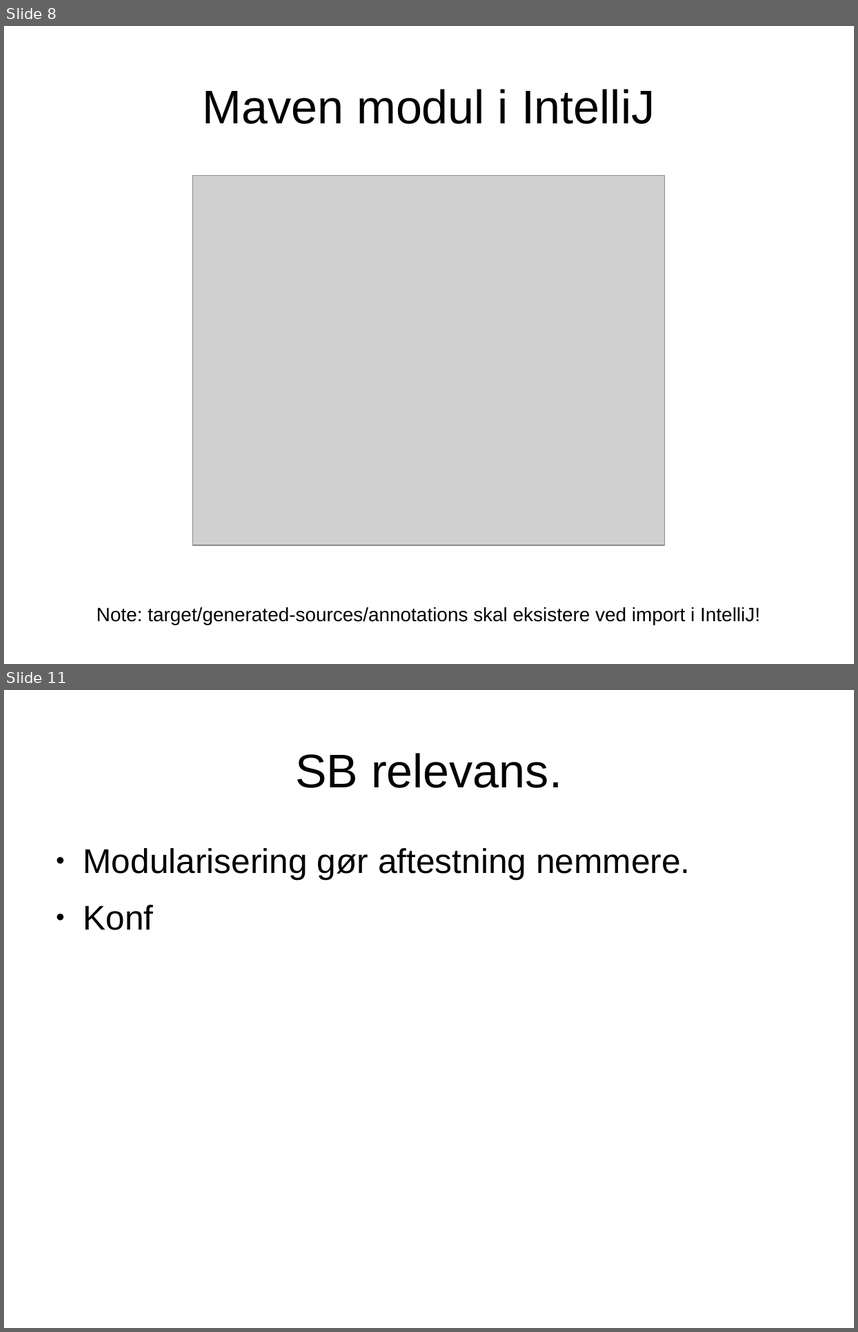
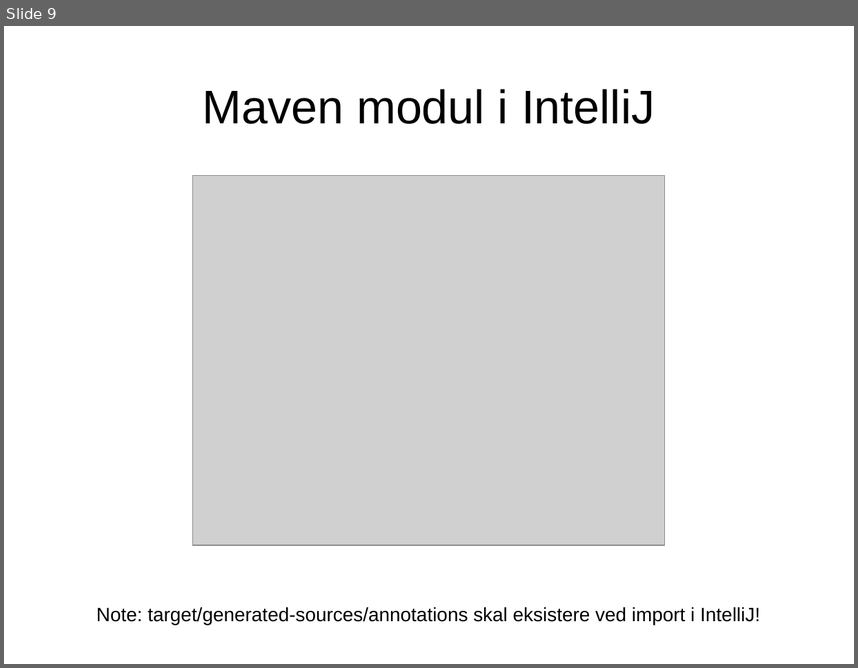
Before and after one commit to ravn/junta-dagger-demo-examples, a slide deck: Dependency Injection med Dagger 2.odp. Shown one above the other, each under a label of ours: slides 8 and 11 before the commit, slide 9 after it; the slides between them are not shown. The pictures are 858x1332 and 858x668 pixels, drawn with LibreOffice and Linux fonts; fonts in the diff are those of the drawing; grey boxes stand for pictures. Boxes give left, top, right and bottom in pixels: in the first picture for what was removed or moved away, otherwise in the second. Text is boxed around its words. In the diff, an @@ line names an element or a change of style, - is before the commit and + after.

```diff
--- a/Dependency Injection med Dagger 2.odp
+++ b/Dependency Injection med Dagger 2.odp
@@ slide 11 removed at box(4, 690, 854, 1328), background #FFFFFF @@
@@ title removed at box(295, 753, 562, 788) @@
-SB relevans.
@@ text removed at box(83, 848, 691, 930) @@
-● Modularisering gør aftestning nemmere.
-● Konf
@@ what was slide 8 is now slide 9 @@
```
Also in this commit, not shown: 2 slides changed, 5 slides added, 2 other files.
